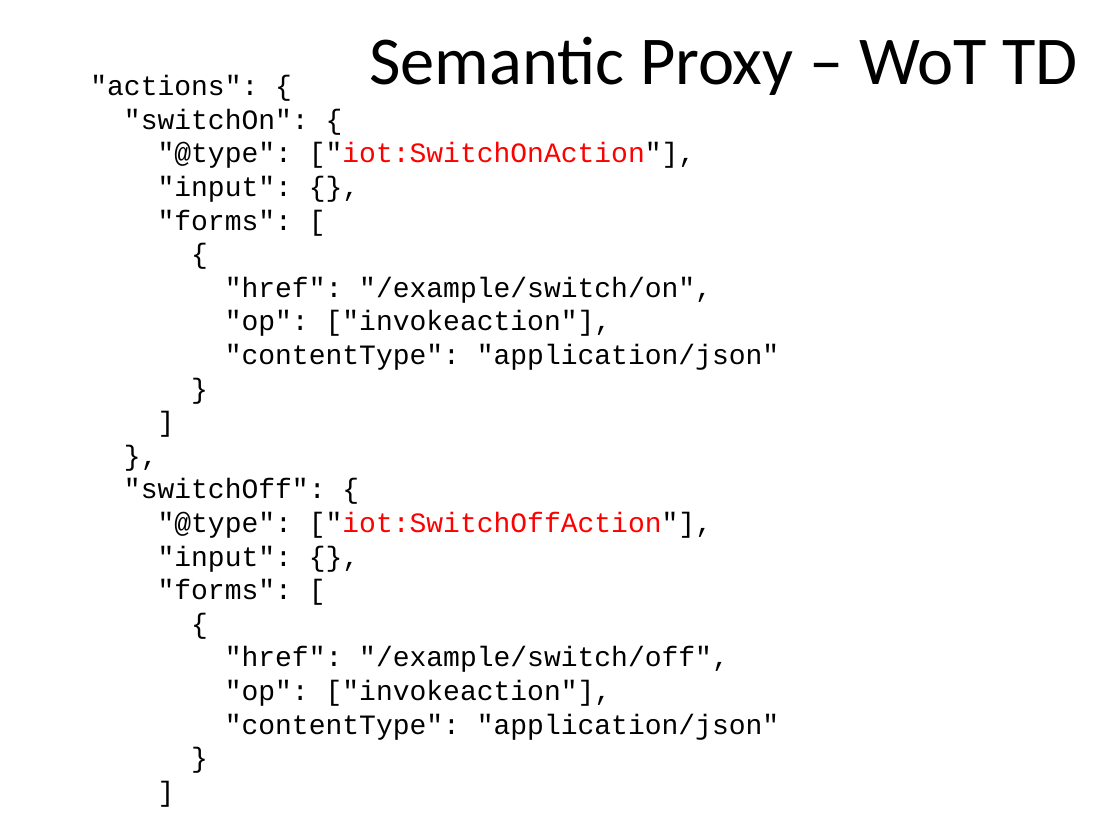
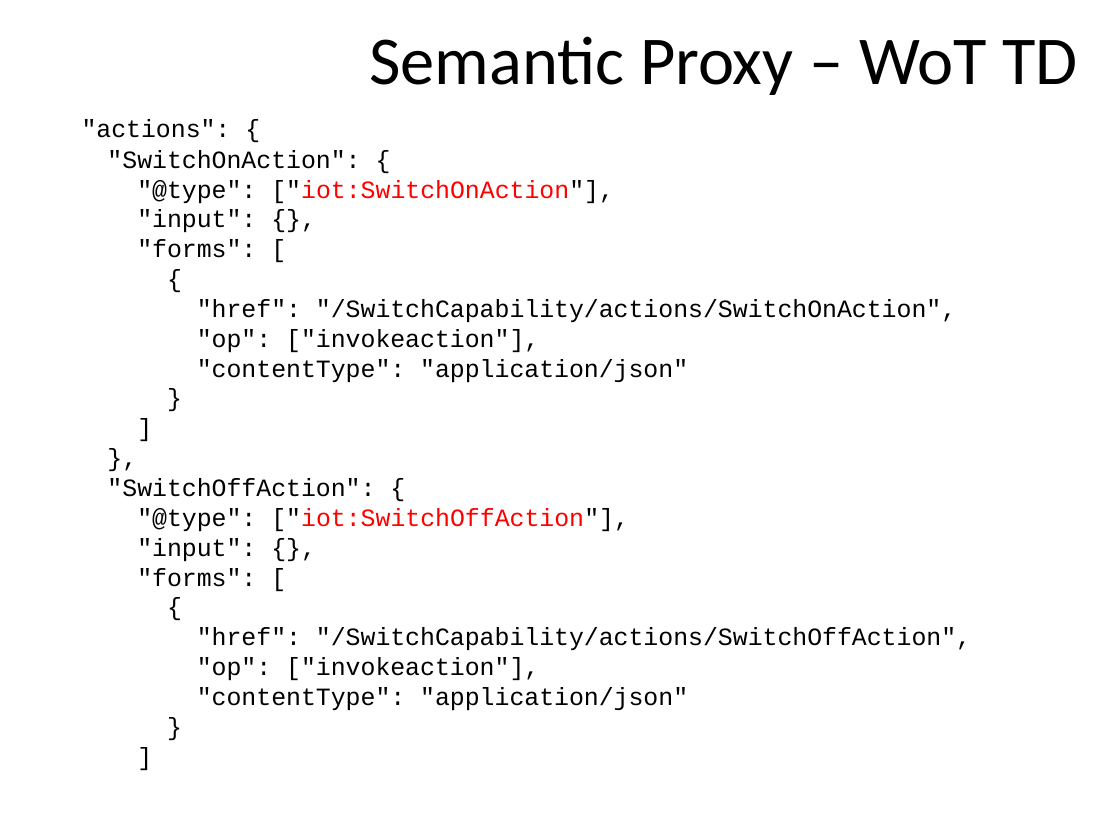
Before and after one commit to t2trg/wishi, a slide deck: slide 18 of slides/ietf106/SemanticProxy.pptx (slide 16 before the commit). Drawn at 1120x840 pixels with LibreOffice and Linux fonts; fonts in the diff are those of the drawing. Boxes give left, top, right and bottom in pixels: in the first picture for what was removed or moved away, otherwise in the second. Text is boxed around its words. In the diff, an @@ line names an element or a change of style, - is before the commit and + after.

Commit message:
Update SemanticProxy.pptx
Add some more detail and corrections

```diff
--- a/slides/ietf106/SemanticProxy.pptx
+++ b/slides/ietf106/SemanticProxy.pptx
@@ text ""actions": {": place and size @@
-text ""actions": {" at (90, 75, 779, 740)
+text ""actions": {" at (82, 119, 971, 710)
@@ text at (82, 119, 688, 710): size 18 to 16 pt in ""actions": {", ""@type": ["iot:SwitchOnAction"],", ""input": {},", ""forms": [" and 14 more places @@
@@ text at (107, 150, 360, 169): text changed; size 18 to 16 pt @@
-"switchOn": {
+"SwitchOnAction": {
@@ text at (197, 299, 956, 322): text changed; size 18 to 16 pt @@
-"href": "/example/switch/on",
+"href": "/SwitchCapability/actions/SwitchOnAction",
@@ text at (107, 478, 375, 497): text changed; size 18 to 16 pt @@
-"switchOff": {
+"SwitchOffAction": {
@@ text at (197, 627, 971, 650): text changed; size 18 to 16 pt @@
-"href": "/example/switch/off",
+"href": "/SwitchCapability/actions/SwitchOffAction",
```
Also in this commit, not shown: 9 other slides changed, 2 slides added.
